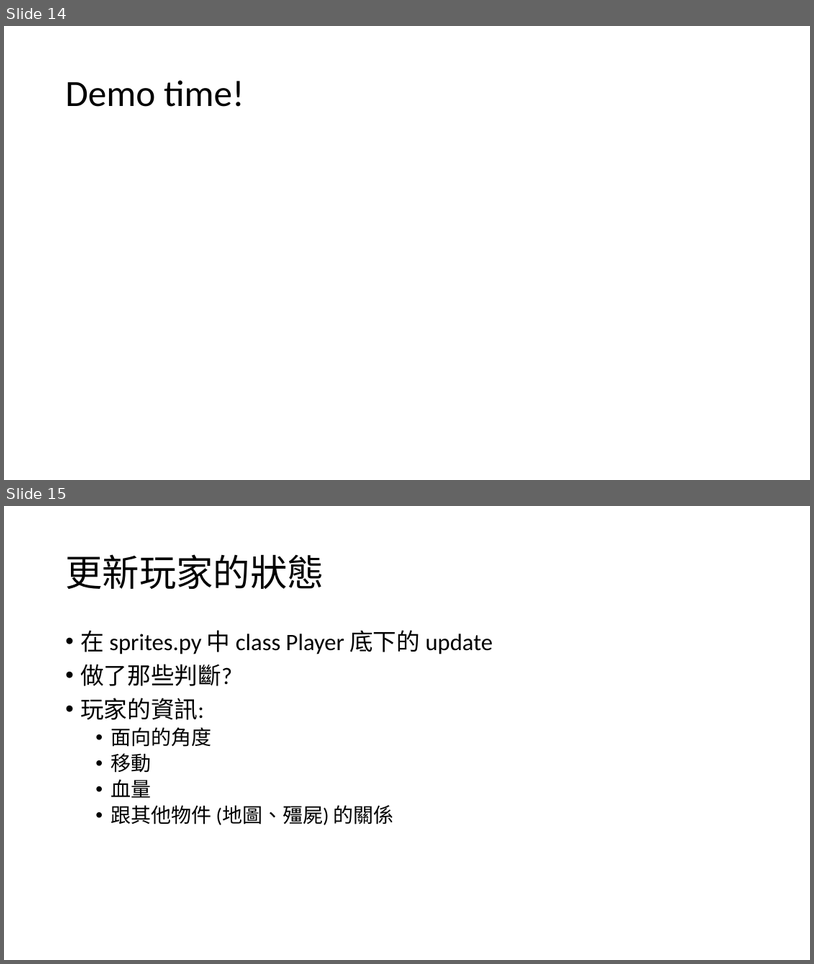
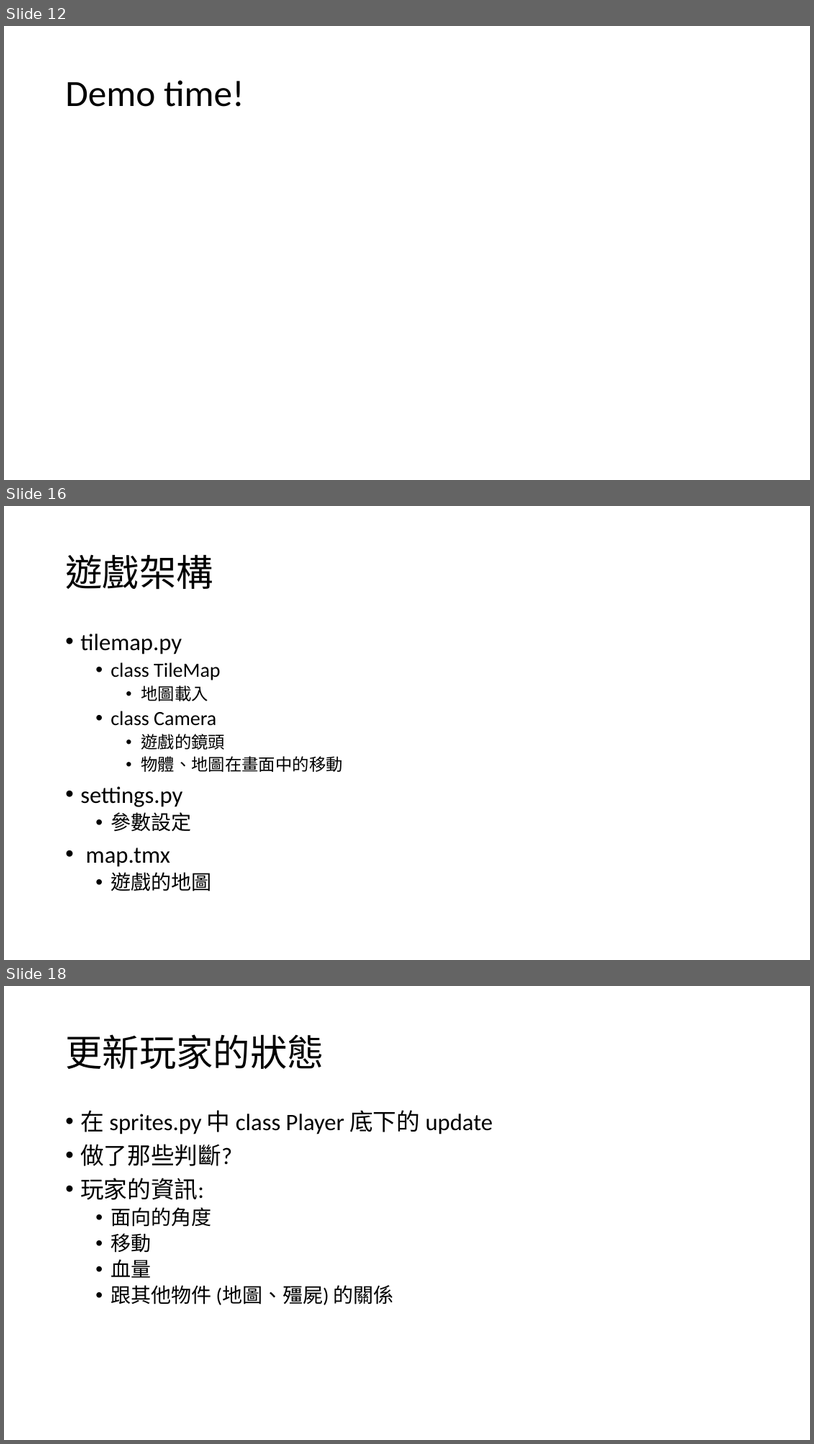
Before and after one commit to cmpss92140/EECS_SUMMER_CAMP, a slide deck: 2018電資營_資工實作_game.pptx. Shown one above the other, each under a label of ours: slides 14 and 15 before the commit, slides 12, 16 and 18 after it; the slides between them are not shown. The pictures are 814x964 and 814x1444 pixels, drawn with LibreOffice and Linux fonts; fonts in the diff are those of the drawing. Boxes give left, top, right and bottom in pixels: in the first picture for what was removed or moved away, otherwise in the second. Text is boxed around its words. In the diff, an @@ line names an element or a change of style, - is before the commit and + after.

```diff
--- a/2018電資營_資工實作_game.pptx
+++ b/2018電資營_資工實作_game.pptx
@@ slide 16 added at (4,506,810,960), background #FFFFFF @@
@@ title added at (65,554,213,589), 44 pt, text #000000 @@
+遊戲架構
@@ text added at (80,633,342,891), 24 pt, text #000000 @@
+• tilemap.py
+  • class TileMap
+    • 地圖載入
+  • class Camera
+    • 遊戲的鏡頭
+    • 物體、地圖在畫面中的移動
+• settings.py
+  • 參數設定
+• map.tmx
+  • 遊戲的地圖
@@ what was slide 14 is now slide 12 @@
@@ what was slide 15 is now slide 18 @@
```
Also in this commit, not shown: 3 slides changed, 4 other slides added, 4 other files.
